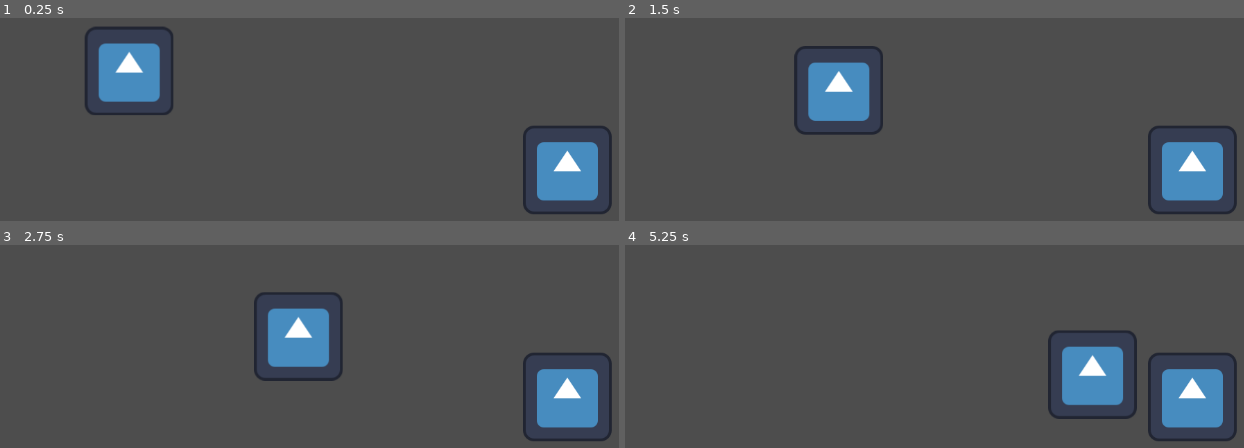
Above: before the commit, frames 1-4 (two rows, left to right).
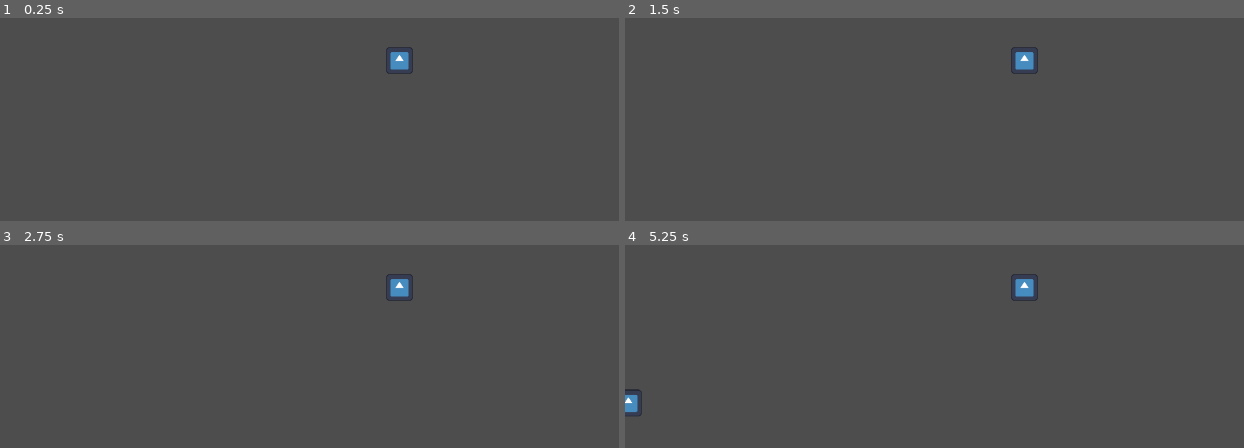
Above: after the commit, the same moments.

Repository: cosmincreato/mds
Game: Godot game, scene res://scenes/main_scene.tscn
The game is run twice, just before and just after one commit, with the same random seed, the same clock (stepped at 60 frames per second) and the same inputs. The engine's default icon, where the game draws it, is replaced by a stand-in: a white triangle on a blue panel in a dark square.
Inputs:
- Up to frame 1 (0.25 s): no input
- Up to frame 2 (1.5 s): no input
- Up to frame 3 (2.75 s): no input
- Up to frame 4 (5.25 s): no input

The runs differ from the first frame. In frame 1, 7.7% of the frame differs, in the area x 13-99%, y 4-97%; in frame 2, 7.7%; in frame 3, 7.7%; in frame 4, 8.0%, in the area x 0-99%, y 14-97%.

Commit message:
Spawn enemies

Diff:
--- a/scenes/main_scene.tscn
+++ b/scenes/main_scene.tscn
@@ -1,13 +1,58 @@
-[gd_scene load_steps=3 format=3 uid="uid://ctfc378nlnrsy"]
+[gd_scene load_steps=4 format=3 uid="uid://ctfc378nlnrsy"]
 
-[ext_resource type="PackedScene" uid="uid://sjsau5541004" path="res://scenes/enemy.tscn" id="1_7ykc4"]
+[ext_resource type="Script" uid="uid://cjfvvhd5dbebq" path="res://scripts/main_scene.gd" id="1_pu3yx"]
 [ext_resource type="PackedScene" uid="uid://cp6j2eswm0vn1" path="res://scenes/base.tscn" id="3_gubc5"]
+[ext_resource type="PackedScene" uid="uid://dq6e0nvgd0fr4" path="res://scenes/spawn_point.tscn" id="4_pu3yx"]
 
-[node name="main_scene" type="Node"]
+[node name="MainScene" type="Node"]
+script = ExtResource("1_pu3yx")
 
 [node name="Base" parent="." instance=ExtResource("3_gubc5")]
 position = Vector2(818, 482)
 
-[node name="Enemy" parent="." node_paths=PackedStringArray("seeking") instance=ExtResource("1_7ykc4")]
-position = Vector2(162, 334)
-seeking = NodePath("../Base")
+[node name="Camera2D" type="Camera2D" parent="Base"]
+zoom = Vector2(0.3, 0.3)
+
+[node name="SpawnManager" type="Node2D" parent="."]
+
+[node name="SpawnPoint" parent="SpawnManager" instance=ExtResource("4_pu3yx")]
+position = Vector2(-1300, 1100)
+
+[node name="SpawnPoint2" parent="SpawnManager" instance=ExtResource("4_pu3yx")]
+position = Vector2(-1300, 500)
+
+[node name="SpawnPoint3" parent="SpawnManager" instance=ExtResource("4_pu3yx")]
+position = Vector2(-1300, -100)
+
+[node name="SpawnPoint4" parent="SpawnManager" instance=ExtResource("4_pu3yx")]
+position = Vector2(2900, -100)
+
+[node name="SpawnPoint5" parent="SpawnManager" instance=ExtResource("4_pu3yx")]
+position = Vector2(2900, 500)
+
+[node name="SpawnPoint6" parent="SpawnManager" instance=ExtResource("4_pu3yx")]
+position = Vector2(2900, 1100)
+
+[node name="SpawnPoint7" parent="SpawnManager" instance=ExtResource("4_pu3yx")]
+position = Vector2(-400, -800)
+
+[node name="SpawnPoint8" parent="SpawnManager" instance=ExtResource("4_pu3yx")]
+position = Vector2(750, -800)
+
+[node name="SpawnPoint9" parent="SpawnManager" instance=ExtResource("4_pu3yx")]
+position = Vector2(1900, -800)
+
+[node name="SpawnPoint10" parent="SpawnManager" instance=ExtResource("4_pu3yx")]
+position = Vector2(750, 1750)
+
+[node name="SpawnPoint11" parent="SpawnManager" instance=ExtResource("4_pu3yx")]
+position = Vector2(1900, 1750)
+
+[node name="SpawnPoint12" parent="SpawnManager" instance=ExtResource("4_pu3yx")]
+position = Vector2(-400, 1750)
+
+[node name="Timer" type="Timer" parent="."]
+wait_time = 3.0
+autostart = true
+
+[connection signal="timeout" from="Timer" to="." method="_on_timer_timeout"]
--- /dev/null
+++ b/scenes/spawn_point.tscn
@@ -0,0 +1,3 @@
+[gd_scene format=3 uid="uid://dq6e0nvgd0fr4"]
+
+[node name="SpawnPoint" type="Node2D"]
--- /dev/null
+++ b/scripts/main_scene.gd
@@ -0,0 +1,15 @@
+extends Node
+
+@onready var spawn_manager: Node2D = $SpawnManager
+@onready var timer: Timer = $Timer
+@onready var base: Node2D = $Base
+var enemy_scene = preload("res://scenes/enemy.tscn")
+
+
+func _on_timer_timeout() -> void:
+	var spawn_points = spawn_manager.get_children()
+	var spawn_point = spawn_points.pick_random()
+	var enemy = enemy_scene.instantiate()
+	enemy.position = spawn_point.position
+	enemy.seeking = base
+	add_child(enemy)
Not shown, added: scripts/main_scene.gd.uid
